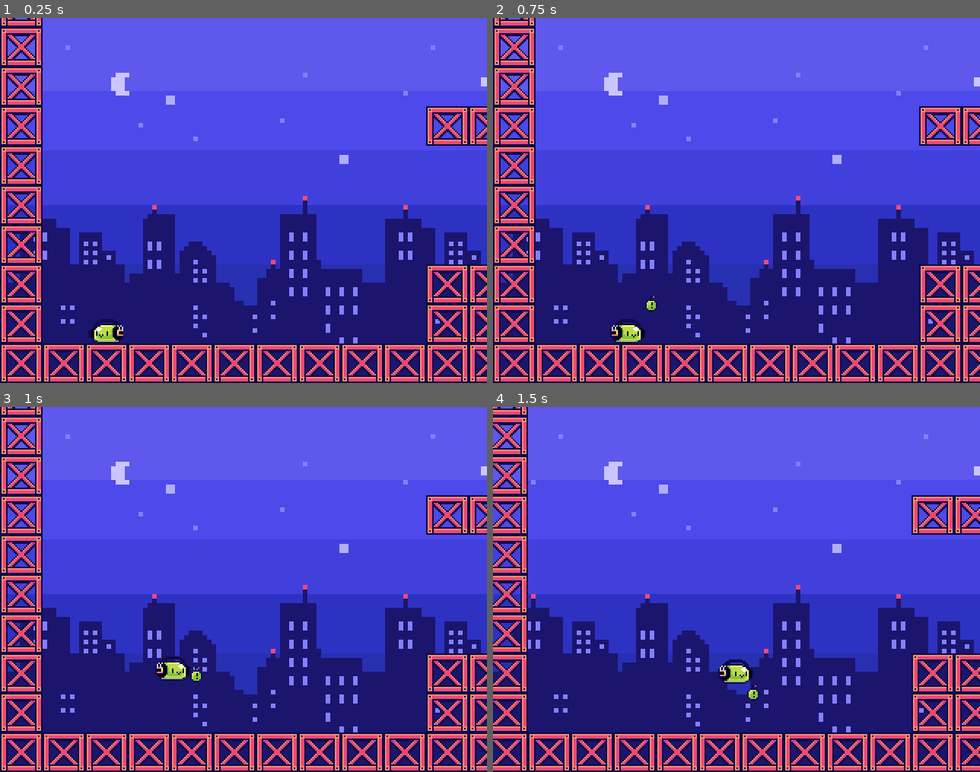
Above: before the commit, frames 1-4 (two rows, left to right).
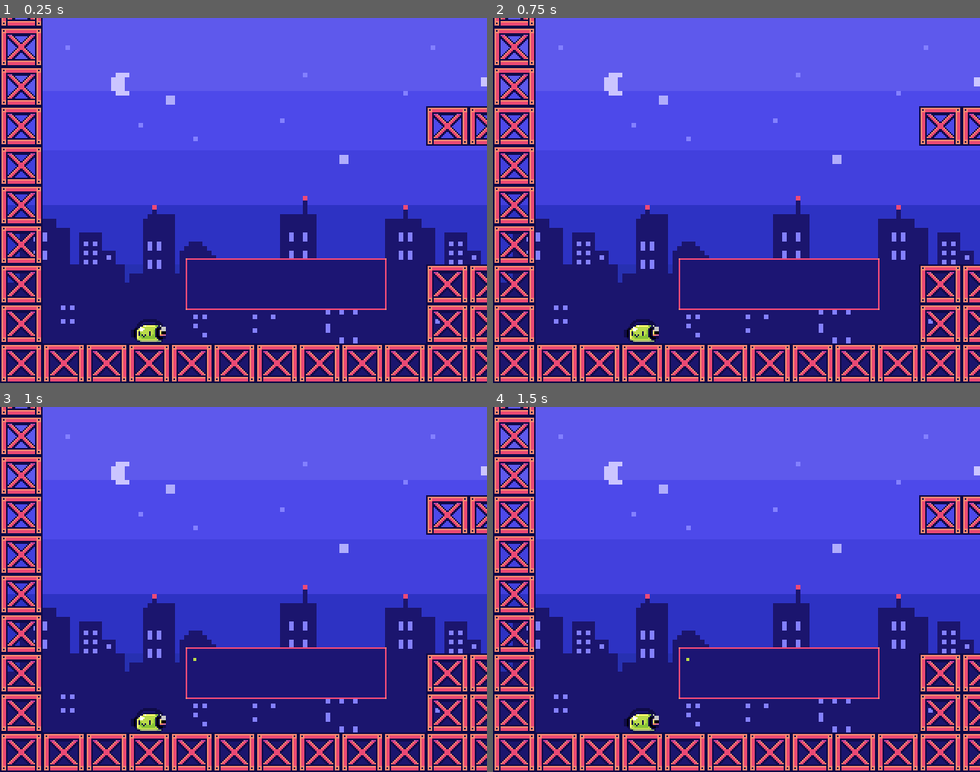
Above: after the commit, the same moments.

Repository: nikolawhallon/RobotDreams
Game: Godot game, scene res://Scenes/Game.tscn
The game is run twice, just before and just after one commit, with the same random seed, the same clock (stepped at 60 frames per second) and the same inputs.
Inputs:
- Up to frame 1 (0.25 s): no input
- Up to frame 2 (0.75 s): tap Enter (next, bound only after the commit) at 0.5 s; hold D from 0.53 s (still down); tap Ctrl (bomb) at 0.6 s
- Up to frame 3 (1 s): keep holding D; tap Space (jump) at 0.77 s; tap Enter (next, bound only after the commit) at 0.8 s
- Up to frame 4 (1.5 s): keep holding D; tap Space (jump) at 1.07 s; tap Enter (next, bound only after the commit) at 1.35 s

The runs differ from the first frame. In frame 1, 2.9% of the frame differs, in the area x 18-80%, y 65-90%; in frame 2, 2.8%; in frame 3, 3.0%; in frame 4, 15%, in the area x 0-100%, y 0-100%.

Commit message:
added text box

Diff:
--- a/Scenes/Game.gd
+++ b/Scenes/Game.gd
@@ -1,41 +1,26 @@
 extends Node
 
-var level = 1
-
-func _input(_event):
-	if Input.is_action_just_pressed("bomb"):
-		var lit_bomb = load("res://Scenes/BombLit.tscn").instance()
-		if $Player.direction == Vector2.LEFT:
-			lit_bomb.global_position = $Player.global_position + Vector2(-16, -8)
-			lit_bomb.apply_impulse(Vector2.ZERO, Vector2(-100, -100))
-		elif $Player.direction == Vector2.RIGHT:
-			lit_bomb.global_position = $Player.global_position + Vector2(16, -8)
-			lit_bomb.apply_impulse(Vector2.ZERO, Vector2(100, -100))
-		add_child(lit_bomb)
+var level = 0
 
 func _ready():
-	var new_level = load("res://Scenes/Level1.tscn").instance()
-	add_child(new_level)
+	# TODO: instead of loading level 1, load the initial (cut)scene
+	level += 1
+	load_level("res://Scenes/Level1.tscn")
 
-	$Player.global_position = Vector2(70, 230)
+func load_level(path):
+	print("loading level " + path)
 
-	$Player/Camera2D.limit_bottom = 260
-	$Player/Camera2D.limit_left = 0
-	$Player/Camera2D.limit_right = 476
-
-func _on_Player_wake_up():
 	var old_levels = get_tree().get_nodes_in_group("Level")
 	for old_level in old_levels:
 		old_level.queue_free()
 
-	level += 1
+	var new_level = load(path).instance()
+	add_child(new_level)
+	new_level.get_node("Player").connect("wake_up", self, "_on_Player_wake_up")
 
+func _on_Player_wake_up():
+	if level == 1:
+		level += 1
+		load_level("res://Scenes/Level2.tscn")
 	if level == 2:
-		var new_level = load("res://Scenes/Level2.tscn").instance()
-		add_child(new_level)
-
-		$Player.global_position = Vector2(70, 230)
-
-		$Player/Camera2D.limit_bottom = 260
-		$Player/Camera2D.limit_left = 0
-		$Player/Camera2D.limit_right = 504
+		print("go to final scene?")
--- a/Scenes/Game.tscn
+++ b/Scenes/Game.tscn
@@ -1,13 +1,10 @@
-[gd_scene load_steps=4 format=2]
+[gd_scene load_steps=3 format=2]
 
-[ext_resource path="res://Scenes/Player.tscn" type="PackedScene" id=1]
 [ext_resource path="res://Assets/background.png" type="Texture" id=2]
 [ext_resource path="res://Scenes/Game.gd" type="Script" id=3]
 
 [node name="Game" type="Node"]
 script = ExtResource( 3 )
-
-[node name="Player" parent="." instance=ExtResource( 1 )]
 
 [node name="ParallaxBackground" type="ParallaxBackground" parent="."]
 
@@ -17,5 +14,3 @@
 [node name="Sprite" type="Sprite" parent="ParallaxBackground/ParallaxLayer"]
 scale = Vector2( 3, 3 )
 texture = ExtResource( 2 )
-
-[connection signal="wake_up" from="Player" to="." method="_on_Player_wake_up"]
--- /dev/null
+++ b/Scenes/Level1.gd
@@ -0,0 +1,12 @@
+extends Node2D
+
+func _ready():
+	$Player.input_disabled = true
+	var text_box = load("res://Scenes/TextBox.tscn").instance()
+	add_child(text_box)
+	text_box.global_position = $Player.global_position + Vector2(24, -48)
+	text_box.initialize(["...", "... am I dreaming? ...", "I did just fall asleep...", "How do I wake up? ..."])
+	text_box.connect("tree_exiting", self, "_on_TextBox_tree_exiting")
+
+func _on_TextBox_tree_exiting():
+	$Player.input_disabled = false
--- a/Scenes/Level1.tscn
+++ b/Scenes/Level1.tscn
@@ -1,11 +1,20 @@
-[gd_scene load_steps=2 format=2]
+[gd_scene load_steps=4 format=2]
 
 [ext_resource path="res://Resources/tileset.tres" type="TileSet" id=1]
+[ext_resource path="res://Scenes/Player.tscn" type="PackedScene" id=2]
+[ext_resource path="res://Scenes/Level1.gd" type="Script" id=3]
 
 [node name="Level1" type="Node2D" groups=["Level"]]
+script = ExtResource( 3 )
 
 [node name="TileMap" type="TileMap" parent="."]
 tile_set = ExtResource( 1 )
 cell_size = Vector2( 28, 26 )
 format = 1
 tile_data = PoolIntArray( 0, 0, 0, 16, 0, 0, 65536, 0, 0, 65552, 0, 0, 131072, 0, 0, 131088, 0, 0, 196608, 0, 0, 196618 …(652 unchanged characters)…
+
+[node name="Player" parent="." instance=ExtResource( 2 )]
+position = Vector2( 98, 226 )
+camera_limit_bottom = 260
+camera_limit_left = 0
+camera_limit_right = 476
--- a/Scenes/Level2.tscn
+++ b/Scenes/Level2.tscn
@@ -1,7 +1,8 @@
-[gd_scene load_steps=3 format=2]
+[gd_scene load_steps=4 format=2]
 
 [ext_resource path="res://Resources/tileset.tres" type="TileSet" id=1]
 [ext_resource path="res://Scenes/Block.tscn" type="PackedScene" id=2]
+[ext_resource path="res://Scenes/Player.tscn" type="PackedScene" id=3]
 
 [node name="Level2" type="Node2D" groups=["Level"]]
 
@@ -34,3 +35,9 @@
 
 [node name="Block8" parent="." instance=ExtResource( 2 )]
 position = Vector2( 294, 91 )
+
+[node name="Player" parent="." instance=ExtResource( 3 )]
+position = Vector2( 126, 226 )
+camera_limit_bottom = 260
+camera_limit_left = 0
+camera_limit_right = 504
--- a/Scenes/Player.gd
+++ b/Scenes/Player.gd
@@ -2,23 +2,43 @@
 
 signal wake_up
 
+export var camera_limit_bottom = 10000000
+export var camera_limit_left = -10000000
+export var camera_limit_right = 10000000
 export var gravity = 10
 export var run_speed = 100
 export var jump_speed = 250
 var velocity = Vector2.ZERO
 var direction = Vector2.LEFT
+var input_disabled = false
+
+func _ready():
+	$Camera2D.limit_bottom = camera_limit_bottom
+	$Camera2D.limit_left = camera_limit_left
+	$Camera2D.limit_right = camera_limit_right
+
+func _input(_event):
+	if Input.is_action_just_pressed("bomb") and !input_disabled:
+		var lit_bomb = load("res://Scenes/BombLit.tscn").instance()
+		if direction == Vector2.LEFT:
+			lit_bomb.global_position = global_position + Vector2(-16, -8)
+			lit_bomb.apply_impulse(Vector2.ZERO, Vector2(-100, -100))
+		elif direction == Vector2.RIGHT:
+			lit_bomb.global_position = global_position + Vector2(16, -8)
+			lit_bomb.apply_impulse(Vector2.ZERO, Vector2(100, -100))
+		get_parent().add_child(lit_bomb)
 
 func _physics_process(_delta):
 	if !is_on_floor():
 		velocity.y += gravity
 
-	if Input.is_action_pressed("jump"):
+	if Input.is_action_pressed("jump") and !input_disabled:
 		if is_on_floor():
 			velocity.y -= jump_speed
 
-	if Input.is_key_pressed(KEY_A):
+	if Input.is_key_pressed(KEY_A) and !input_disabled:
 		velocity.x = -run_speed
-	elif Input.is_key_pressed(KEY_D):
+	elif Input.is_key_pressed(KEY_D) and !input_disabled:
 		velocity.x = run_speed
 	else:
 		velocity.x = 0
--- /dev/null
+++ b/Scenes/TextBox.gd
@@ -0,0 +1,44 @@
+extends Node2D
+
+var texts = []
+var text_index = 0
+
+func destroy():
+	get_tree().queue_delete(self)
+
+func _input(_event):
+	if Input.is_action_just_pressed("next") and $Label.percent_visible == 1.0:
+		next_text()
+		$EnterLabel.visible = false
+
+func next_text():
+	text_index += 1
+	if text_index == len(texts):
+		destroy()
+		return
+	$Label.text = texts[text_index]
+	$Label.percent_visible = 0.0
+	$ScrollTimer.start()
+
+func _ready():
+	$Label.percent_visible = 0.0
+
+func initialize(input_texts):
+	if len(input_texts) == 0:
+		destroy()
+	texts = input_texts
+	$Label.text = texts[text_index]
+	$ScrollTimer.start()
+
+func _on_ScrollTimer_timeout():
+	$Label.percent_visible += 0.02
+
+	if $Label.percent_visible == 1.0:
+		$ScrollTimer.stop()
+
+func _on_EnterBlinkTimer_timeout():
+	if $Label.percent_visible == 1.0:
+		if $EnterLabel.visible == true:
+			$EnterLabel.visible = false
+		elif $EnterLabel.visible == false:
+			$EnterLabel.visible = true
--- /dev/null
+++ b/Scenes/TextBox.tscn
@@ -0,0 +1,63 @@
+[gd_scene load_steps=8 format=2]
+
+[ext_resource path="res://Assets/Font/kongtext.ttf" type="DynamicFontData" id=1]
+[ext_resource path="res://Assets/text_box.png" type="Texture" id=2]
+[ext_resource path="res://Scenes/TextBox.gd" type="Script" id=3]
+
+[sub_resource type="DynamicFont" id=1]
+size = 8
+font_data = ExtResource( 1 )
+
+[sub_resource type="Theme" id=2]
+default_font = SubResource( 1 )
+
+[sub_resource type="DynamicFont" id=3]
+size = 8
+outline_size = 2
+outline_color = Color( 0.0588235, 0.0431373, 0.278431, 1 )
+font_data = ExtResource( 1 )
+
+[sub_resource type="Theme" id=4]
+default_font = SubResource( 3 )
+
+[node name="TextBox" type="Node2D"]
+script = ExtResource( 3 )
+
+[node name="NinePatchRect" type="NinePatchRect" parent="."]
+margin_right = 132.0
+margin_bottom = 34.0
+texture = ExtResource( 2 )
+patch_margin_left = 3
+patch_margin_top = 3
+patch_margin_right = 3
+patch_margin_bottom = 3
+
+[node name="Label" type="Label" parent="."]
+margin_left = 2.0
+margin_top = 2.0
+margin_right = 130.0
+margin_bottom = 32.0
+theme = SubResource( 2 )
+custom_colors/font_color = Color( 0.733333, 0.862745, 0.294118, 1 )
+text = "yxxxxxxxxxxxxxxxxxxxxxxxxxxxxxxxxxxxxxxxxxxxxxxy"
+autowrap = true
+max_lines_visible = 3
+
+[node name="ScrollTimer" type="Timer" parent="."]
+wait_time = 0.05
+
+[node name="EnterLabel" type="Label" parent="."]
+visible = false
+margin_left = 92.0
+margin_top = 33.0
+margin_right = 132.0
+margin_bottom = 41.0
+theme = SubResource( 4 )
+text = "ENTER"
+
+[node name="EnterBlinkTimer" type="Timer" parent="."]
+wait_time = 0.75
+autostart = true
+
+[connection signal="timeout" from="ScrollTimer" to="." method="_on_ScrollTimer_timeout"]
+[connection signal="timeout" from="EnterBlinkTimer" to="." method="_on_EnterBlinkTimer_timeout"]
--- a/project.godot
+++ b/project.godot
@@ -37,6 +37,11 @@
 "events": [ Object(InputEventKey,"resource_local_to_scene":false,"resource_name":"","device":0,"alt":false,"shift":false,"control":false,"meta":false,"command":false,"pressed":false,"scancode":32,"physical_scancode":0,"unicode":0,"echo":false,"script":null)
  ]
 }
+next={
+"deadzone": 0.5,
+"events": [ Object(InputEventKey,"resource_local_to_scene":false,"resource_name":"","device":0,"alt":false,"shift":false,"control":false,"meta":false,"command":false,"pressed":false,"scancode":16777221,"physical_scancode":0,"unicode":0,"echo":false,"script":null)
+ ]
+}
 
 [physics]
 
Binary file added: Assets/Font/kongtext.ttf
Not shown, added: Assets/Font/license.txt
Binary file added: Assets/text_box.png
Not shown, added: Assets/text_box.png.import
